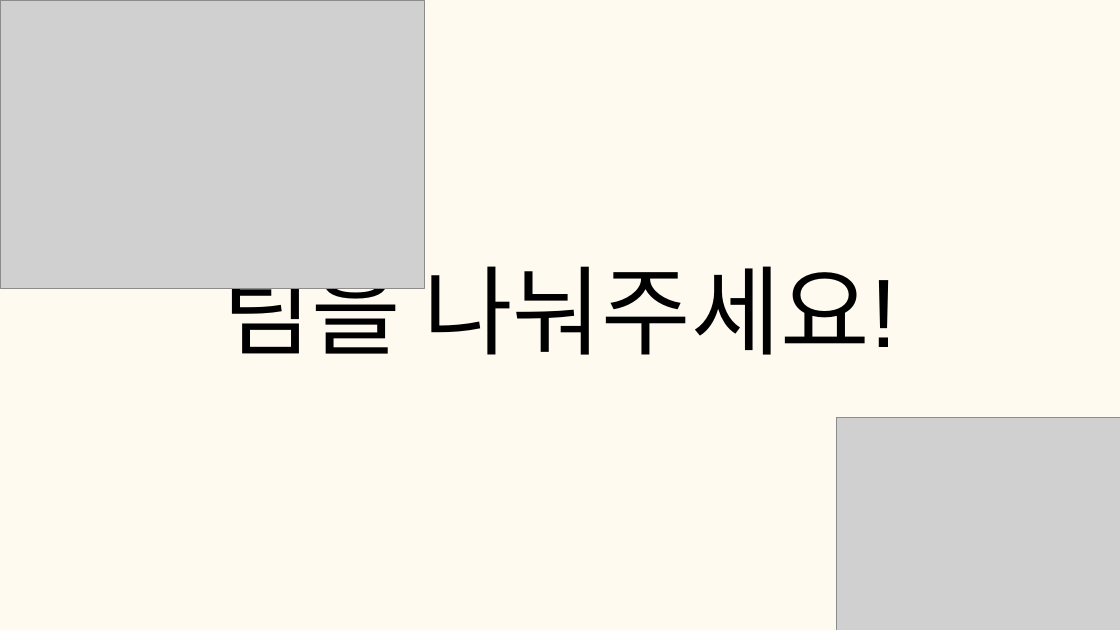
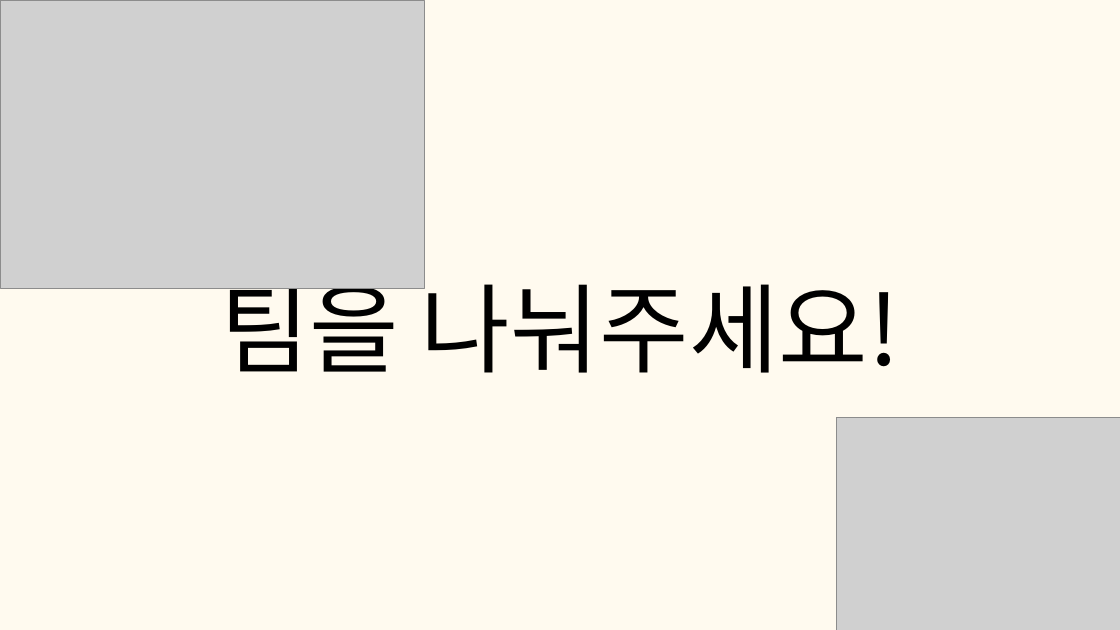
Before and after one commit to tkdgns25300/sunday_play, a slide deck: slide 3 of public/downloads/games/word-relay/rules.pptx. Drawn at 1120x630 pixels with LibreOffice and Linux fonts; fonts in the diff are those of the drawing; grey boxes stand for pictures. Boxes give left, top, right and bottom in pixels: in the first picture for what was removed or moved away, otherwise in the second. Text is boxed around its words. In the diff, an @@ line names an element or a change of style, - is before the commit and + after.

```diff
--- a/public/downloads/games/word-relay/rules.pptx
+++ b/public/downloads/games/word-relay/rules.pptx
@@ text "팀을 나눠주세요!": place and size @@
-text "팀을 나눠주세요!" at bbox=[222, 249, 897, 372]
+text "팀을 나눠주세요!" at bbox=[220, 267, 900, 373]
@@ text "팀을 나눠주세요!" at bbox=[220, 267, 900, 373]: font Arial to Noto Sans CJK KR @@
```
Also in this commit, not shown: 4 other slides changed, 3 other files.
